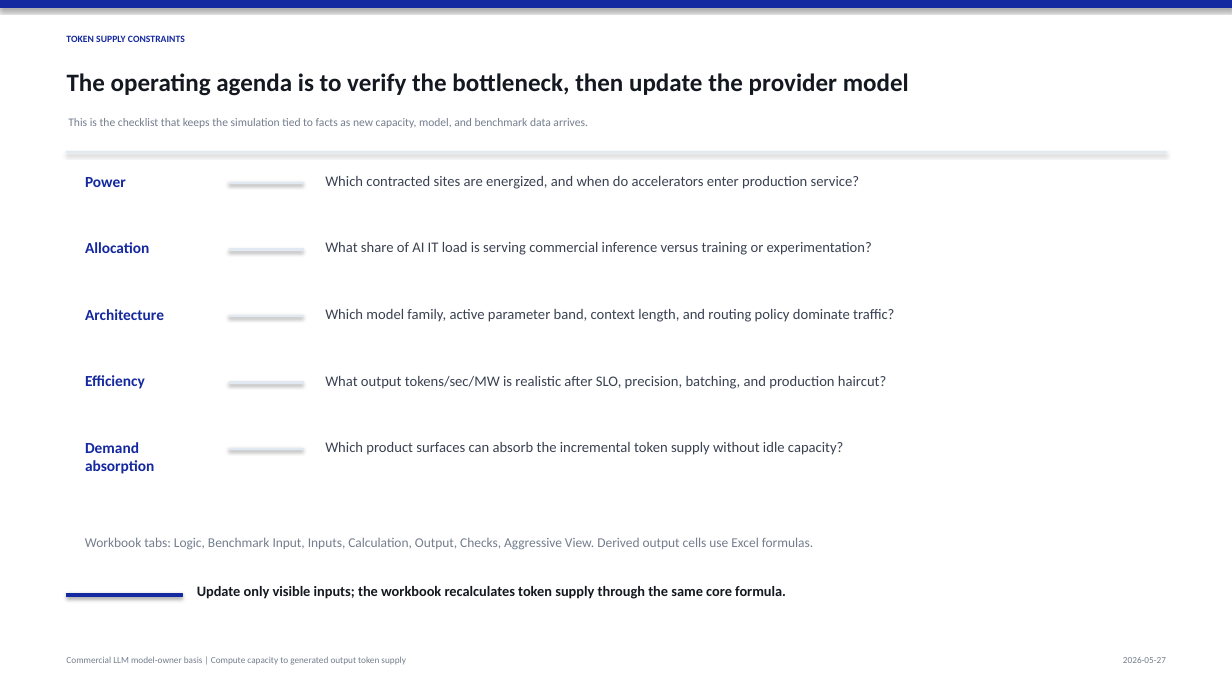
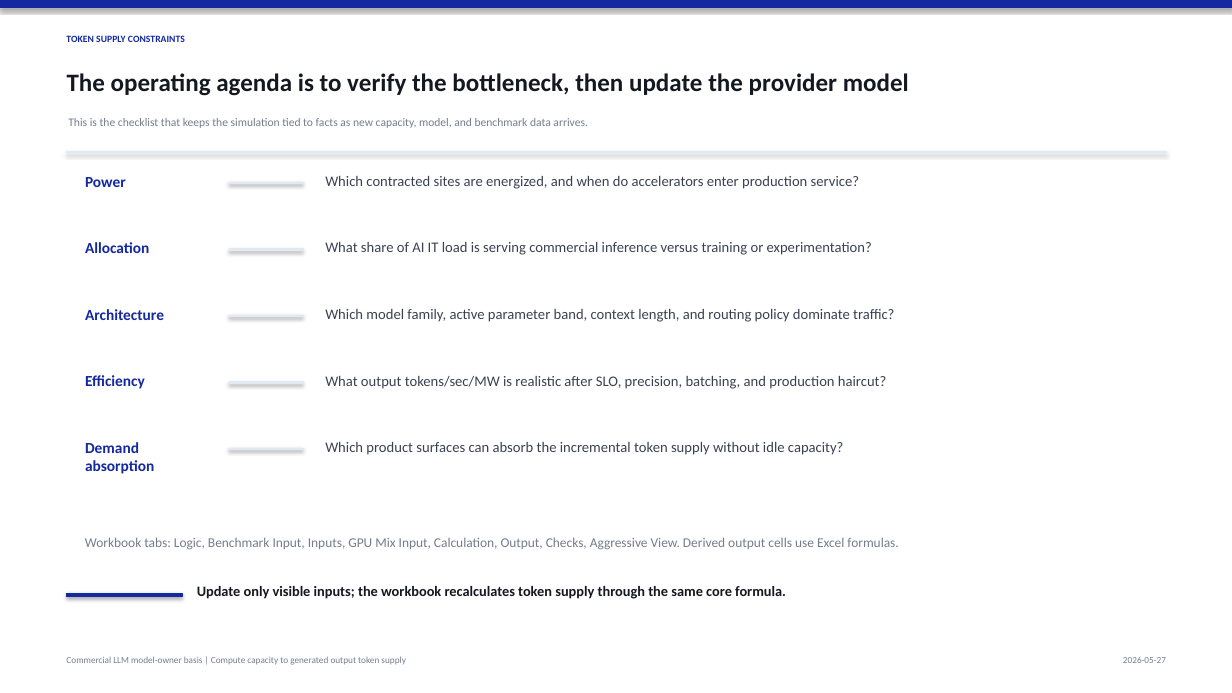
Before and after one commit to abcd00ou/Codex, a slide deck: slide 12 of llm_token_capacity_project/outputs/reports/llm_token_capacity_2026_2030.pptx. Drawn at 1232x693 pixels with LibreOffice and Linux fonts; fonts in the diff are those of the drawing. Boxes give left, top, right and bottom in pixels: in the first picture for what was removed or moved away, otherwise in the second. Text is boxed around its words. In the diff, an @@ line names an element or a change of style, - is before the commit and + after.

```diff
--- a/llm_token_capacity_project/outputs/reports/llm_token_capacity_2026_2030.pptx
+++ b/llm_token_capacity_project/outputs/reports/llm_token_capacity_2026_2030.pptx
@@ text at box(85, 537, 898, 549): text changed @@
-Workbook tabs: Logic, Benchmark Input, Inputs, Calculation, Output, Checks, Aggressive View. Derived output cells use Excel formulas.
+Workbook tabs: Logic, Benchmark Input, Inputs, GPU Mix Input, Calculation, Output, Checks, Aggressive View. Derived output cells use Excel formulas.
```
Also in this commit, not shown: 7 other slides changed, 23 other files.
